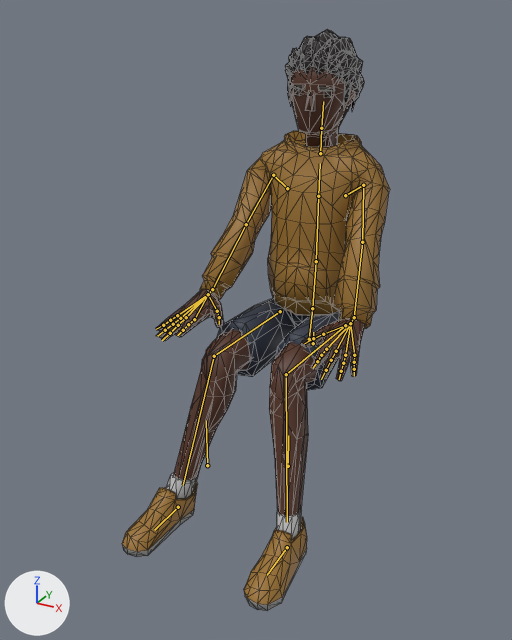
Two versions of the glTF model js/models/avatars/club-crowd-vm3.glb, one commit apart.
Both versions are drawn from a 50 mm lens placed at (0.891, -1.924, 1.451), pointed at (-0.02, -0.266, 0.622). The lights are fixed; the arrows at lower left show +X, +Y and +Z. The older version comes first. Both versions are drawn at frame 287 of the action 'Seated_Low_Loop'; the numbers are the values there. The bones that change, and the others that lie on the model, are drawn over the model as lines. Mesh edges are drawn as thin lines.

Names of what the first picture shows: 'Casual_Body'.
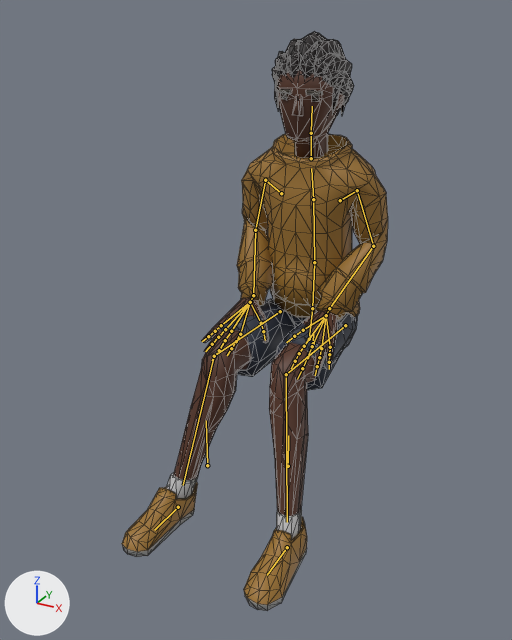
Boxes [x1, y1, x2, y2] around the edits, measured in the pictures (512 x 640 px):
'Casual_Body', posed: before [122, 29, 390, 611]; after [122, 31, 388, 611]
bone 'Abdomen', root to tip: before (312, 308) to (316, 261); after (312, 308) to (314, 262)
bone 'Torso', root to tip: before (316, 261) to (318, 196); after (314, 262) to (313, 199)
bone 'Chest', root to tip: before (318, 196) to (320, 163); after (313, 199) to (311, 168)
bone 'Neck', root to tip: before (320, 153) to (321, 128); after (311, 158) to (311, 133)
bone 'Head', root to tip: before (321, 128) to (323, 101); after (311, 133) to (312, 106)
bone 'UpperArm.L', root to tip: before (363, 185) to (362, 242); after (357, 190) to (373, 246)
bone 'LowerArm.L', root to tip: before (362, 242) to (354, 317); after (373, 246) to (329, 308)
bone 'Wrist.L', root to tip: before (354, 317) to (350, 323); after (329, 308) to (326, 315)
bone 'UpperArm.R', root to tip: before (273, 175) to (246, 224); after (265, 180) to (255, 230)
bone 'LowerArm.R', root to tip: before (246, 224) to (212, 289); after (255, 230) to (253, 295)
bone 'Wrist.R', root to tip: before (212, 289) to (208, 294); after (253, 295) to (250, 302)

The change, as a list of edits to the scene's bpy script:
```text
Change bone_abdomen:
    where bone_abdomen = bpy.data.objects['CharacterArmature'].pose.bones['Abdomen']  # child of 'Hips'
    bone_abdomen.rotation_quaternion: (1.0, 0.003, 0.001, 0.001) -> (0.999, 0.036, 0.001, 0.0)  # degrees (0, 0, 0) -> degrees (4, 0, 0)
Change bone_torso:
    where bone_torso = bpy.data.objects['CharacterArmature'].pose.bones['Torso']  # child of 'Abdomen'
    bone_torso.rotation_quaternion: (1.0, 0.003, 0.002, 0.001) -> (0.999, 0.042, 0.001, 0.0)  # degrees (0, 0, 0) -> degrees (5, 0, 0)
Change bone_chest:
    where bone_chest = bpy.data.objects['CharacterArmature'].pose.bones['Chest']  # child of 'Torso'
    bone_chest.rotation_quaternion: (1.0, 0.003, 0.002, 0.001) -> (0.999, 0.042, 0.001, 0.0)  # degrees (0, 0, 0) -> degrees (5, 0, 0)
Change bone_neck:
    where bone_neck = bpy.data.objects['CharacterArmature'].pose.bones['Neck']  # child of 'Chest'
    bone_neck.rotation_quaternion: (1.0, -0.004, 0.013, -0.003) -> (0.999, -0.048, 0.013, -0.003)  # degrees (0, 1, 0) -> degrees (-6, 1, 0)
Change bone_head:
    where bone_head = bpy.data.objects['CharacterArmature'].pose.bones['Head']  # child of 'Neck'
    bone_head.rotation_quaternion: (1.0, -0.007, 0.02, -0.005) -> (0.997, -0.073, 0.018, -0.002)  # degrees (-1, 2, -1) -> degrees (-8, 2, 0)
Change bone_upperarm_l:
    where bone_upperarm_l = bpy.data.objects['CharacterArmature'].pose.bones['UpperArm.L']  # child of 'Shoulder.L'
    bone_upperarm_l.rotation_quaternion: (0.783, -0.508, 0.015, -0.36) -> (0.797, -0.598, -0.072, 0.04)  # degrees (-59, -20, -38) -> degrees (-74, -4, 9)
Change bone_lowerarm_l:
    where bone_lowerarm_l = bpy.data.objects['CharacterArmature'].pose.bones['LowerArm.L']  # child of 'UpperArm.L'
    bone_lowerarm_l.rotation_quaternion: (0.997, -0.015, 0.069, 0.029) -> (0.775, -0.148, 0.425, -0.444)  # degrees (-1, 8, 3) -> degrees (-45, 32, -73)
Change bone_wrist_l:
    where bone_wrist_l = bpy.data.objects['CharacterArmature'].pose.bones['Wrist.L']  # child of 'LowerArm.L'
    bone_wrist_l.rotation_quaternion: (0.92, 0.212, 0.217, -0.248) -> (0.921, 0.207, 0.326, 0.058)  # degrees (19, 30, -25) -> degrees (31, 35, 17)
Change bone_upperarm_r:
    where bone_upperarm_r = bpy.data.objects['CharacterArmature'].pose.bones['UpperArm.R']  # child of 'Shoulder.R'
    bone_upperarm_r.rotation_quaternion: (-0.782, 0.505, 0.01, -0.365) -> (-0.791, 0.607, -0.079, 0.018)  # degrees (-58, 21, 38) -> degrees (-75, 6, -7)
Change bone_lowerarm_r:
    where bone_lowerarm_r = bpy.data.objects['CharacterArmature'].pose.bones['LowerArm.R']  # child of 'UpperArm.R'
    bone_lowerarm_r.rotation_quaternion: (-0.997, 0.013, 0.067, 0.029) -> (-0.793, 0.138, 0.417, -0.423)  # degrees (-1, -8, -3) -> degrees (-43, -33, 69)
Change bone_wrist_r:
    where bone_wrist_r = bpy.data.objects['CharacterArmature'].pose.bones['Wrist.R']  # child of 'LowerArm.R'
    bone_wrist_r.rotation_quaternion: (-0.923, -0.205, 0.216, -0.244) -> (-0.921, -0.202, 0.33, 0.051)  # degrees (18, -30, 25) -> degrees (30, -36, -16)
```
